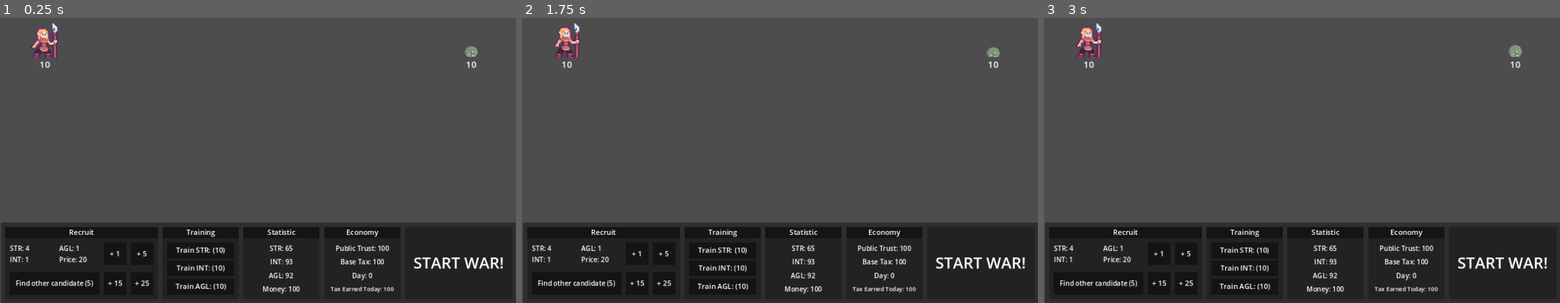
Above: before the commit, frames 1-3 (left to right).
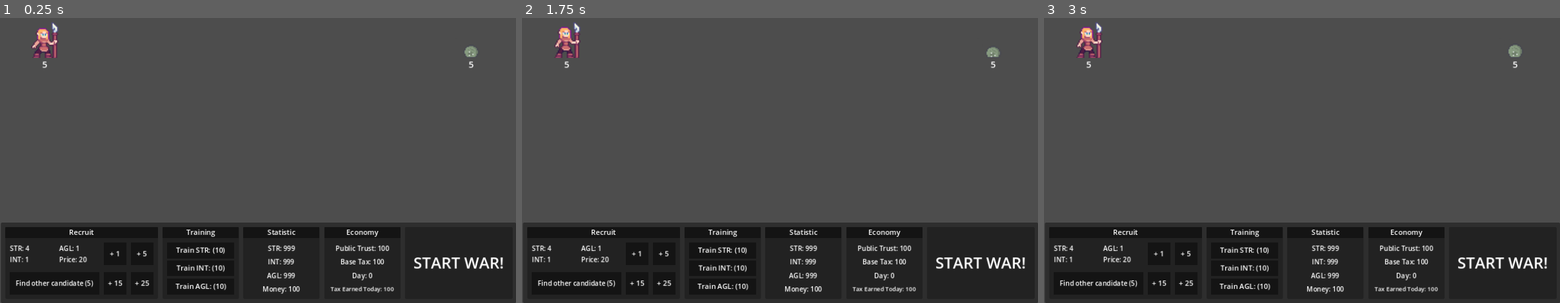
Above: after the commit, the same moments.

Repository: Stratmitos/game-dev-js-2025
Game: Godot game, scene res://Gameplay.tscn
The game is run twice, just before and just after one commit, with the same random seed, the same clock (stepped at 60 frames per second) and the same inputs.
Inputs (mouse positions are in pixels of both pictures, inside the frame that each line leads up to):
- Up to frame 1 (0.25 s): no input
- Up to frame 2 (1.75 s): tap Enter at 0.5 s; move the mouse to (893, 143) at 0.52 s; click (893, 143) at 0.67 s; move the mouse to (676, 171) at 1.27 s; click (676, 171) at 1.42 s
- Up to frame 3 (3 s): tap Space at 2 s; move the mouse to (1353, 94) at 2.02 s; click (1353, 94) at 2.17 s; move the mouse to (1276, 217) at 2.77 s; click (1276, 217) at 2.92 s

The runs differ from the first frame. In frame 1, 0.3% of the frame differs, in the area x 7-93%, y 10-92%; in frame 2, 0.3%; in frame 3, 0.3%.
Error after the commit: Parse Error: Identifier "is_allowed_to_attack" not declared in the current scope. (res://PlayerCharacter.gd:84)

Commit message:
Fix: Loop core battle monster didn't work well

Diff:
--- a/PlayerCharacter.gd
+++ b/PlayerCharacter.gd
@@ -24,6 +24,7 @@
 func _ready() -> void:
 	$StackedIndicator.text = str(stacked_count)
 	$DebuffTimer.setup(self)
+
 	var apply_attack: Area2D = get_node("Skin/ApplyAttack")
 	if apply_attack.is_inside_tree():
 		apply_attack.setup(self)
@@ -57,15 +58,15 @@
 				state_machine.travel("idle")
 
 func spawn(dest: float, id: int) -> void:
-	$AttackTimer.stop()
 	$DebuffTimer.stop()
 	visible = true
 	set_process(true)
 	identity = id
 	destination = dest
 	if identity == AttributeHandler.enemy:
-		$Skin.scale.x = -$Skin.scale.x
 		position = Vector2(1052, 100)
+		if $Skin.scale.x > 0:
+			$Skin.scale.x = -$Skin.scale.x
 	else:
 		position = Vector2(100, 100)
 
@@ -80,14 +81,17 @@
 	state_machine.travel("movement")
 
 func attack() -> void:
-	state_machine.travel("atk-fe")
-	$AttackTimer.wait_time = atk_cd
-	$AttackTimer.start()
+	if is_allowed_to_attack:
+		is_allowed_to_attack = false
+		state_machine.travel("atk-fe")
+		$AttackTimer.wait_time = atk_cd
+		$AttackTimer.start()
+	else:
+		state_machine.travel("idle")
 
 func on_character_receive_damage(value: float, node_source: Node2D) -> bool:
-	print(node_source)
 	value -= def
-	var evade: bool = randf_range(0.0, 100.0) <= evade_rate
+	var evade: bool = randf_range(0.0, 100.0) <= AttributeHandler.get_evade_chance(identity)
 	if not evade:
 		$DamageIndicator.show_damage(value)
 		while value > 0:
@@ -124,7 +128,6 @@
 		_init_attribute_point_effect()
 
 func on_character_dead() -> void:
-	$AttackTimer.stop()
 	$DebuffTimer.stop()
 	visible = false
 	set_process(false)
@@ -133,7 +136,6 @@
 		emit_signal("war_is_over", not identity == AttributeHandler.player)
 
 func on_character_kill_enemy() -> void:
-	$AttackTimer.stop()
 	$DebuffTimer.stop()
 	move()
 
@@ -157,7 +159,8 @@
 	reckless_rate = AttributeHandler.get_reckless_chance(identity)
 
 func _on_attack_timer_timeout():
-	if not state_machine.get_current_node() == "hit":
+	is_allowed_to_attack = true
+	if not state_machine.get_current_node() == "hit" and not state_machine.get_current_node() == "movement":
 		attack()
 
 func _on_indicator_damage_hide():
--- a/services/Character/AnimationTree.gd
+++ b/services/Character/AnimationTree.gd
@@ -9,7 +9,3 @@
 	if anim_name == "hit":
 		if parent.hp <= 0 and parent.stacked_count <= 0 and parent.visible:
 			parent.on_character_dead()
-		else:
-			if not MoneyHandler.is_allowed_to_spent_money():
-				print("animation_finished")
-				parent.move()
--- a/services/Character/AttackRange.gd
+++ b/services/Character/AttackRange.gd
@@ -7,3 +7,7 @@
 
 func _on_enemy_detected(_area) -> void:
 	parent.attack()
+
+func _on_enemy_leave_attack_range(_area):
+	if not _area.name == "ApplyAttack":
+		parent.move()
--- a/services/PlayableCharacter/GirlTroop.tscn
+++ b/services/PlayableCharacter/GirlTroop.tscn
@@ -80,7 +80,7 @@
 tracks/0/keys = {
 "times": PackedFloat32Array(0, 0.4),
 "transitions": PackedFloat32Array(1, 1),
-"update": 1,
+"update": 0,
 "values": [18, 19]
 }
 tracks/1/type = "value"
@@ -228,6 +228,7 @@
 texture = ExtResource("2_14vod")
 hframes = 6
 vframes = 4
+frame = 1
 
 [node name="AttackRange" type="Area2D" parent="Skin" index="0"]
 position = Vector2(4.76837e-07, 32)
@@ -260,5 +261,6 @@
 script = ExtResource("5_insmp")
 
 [connection signal="area_entered" from="Skin/AttackRange" to="Skin/AttackRange" method="_on_enemy_detected"]
+[connection signal="area_exited" from="Skin/AttackRange" to="Skin/AttackRange" method="_on_enemy_leave_attack_range"]
 [connection signal="area_entered" from="Skin/ApplyAttack" to="Skin/ApplyAttack" method="_on_enemy_entered"]
 [connection signal="animation_finished" from="Skin/AnimationTree" to="Skin/AnimationTree" method="_on_animation_finished"]
--- a/services/PlayableCharacter/Slime.tscn
+++ b/services/PlayableCharacter/Slime.tscn
@@ -228,7 +228,7 @@
 texture = ExtResource("2_lyt54")
 hframes = 11
 vframes = 4
-frame = 3
+frame = 4
 
 [node name="AttackRange" type="Area2D" parent="Skin" index="0"]
 position = Vector2(4.76837e-07, 32)
@@ -261,5 +261,6 @@
 script = ExtResource("5_oyt7r")
 
 [connection signal="area_entered" from="Skin/AttackRange" to="Skin/AttackRange" method="_on_enemy_detected"]
+[connection signal="area_exited" from="Skin/AttackRange" to="Skin/AttackRange" method="_on_enemy_leave_attack_range"]
 [connection signal="area_entered" from="Skin/ApplyAttack" to="Skin/ApplyAttack" method="_on_enemy_entered"]
 [connection signal="animation_finished" from="Skin/AnimationTree" to="Skin/AnimationTree" method="_on_animation_finished"]
